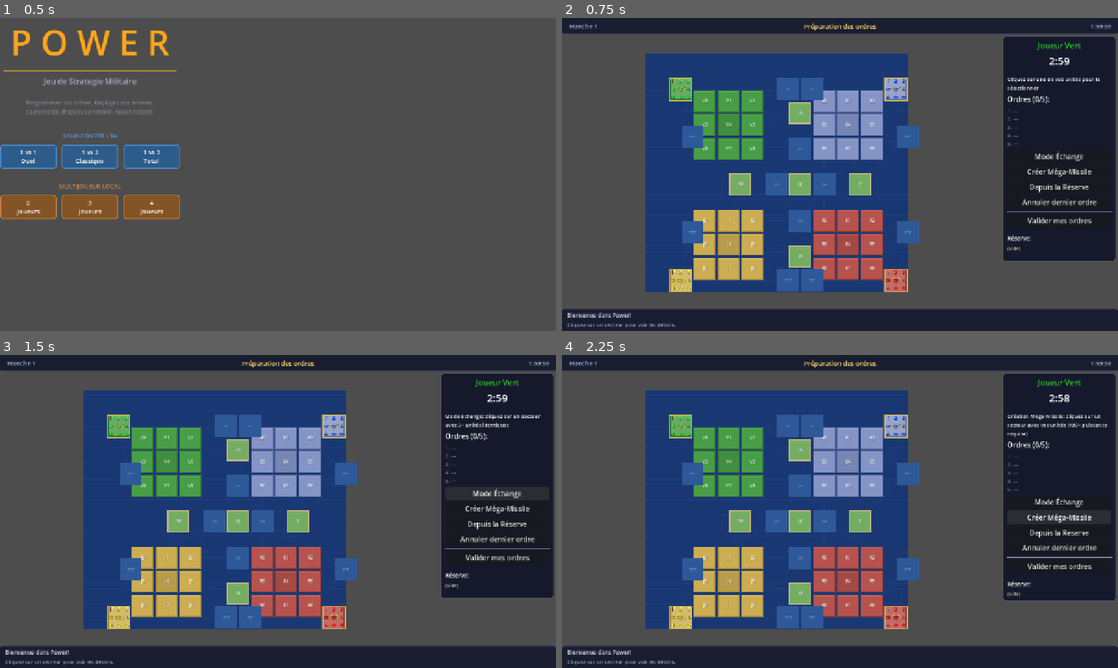
Above: before the commit, frames 1-4 (two rows, left to right).
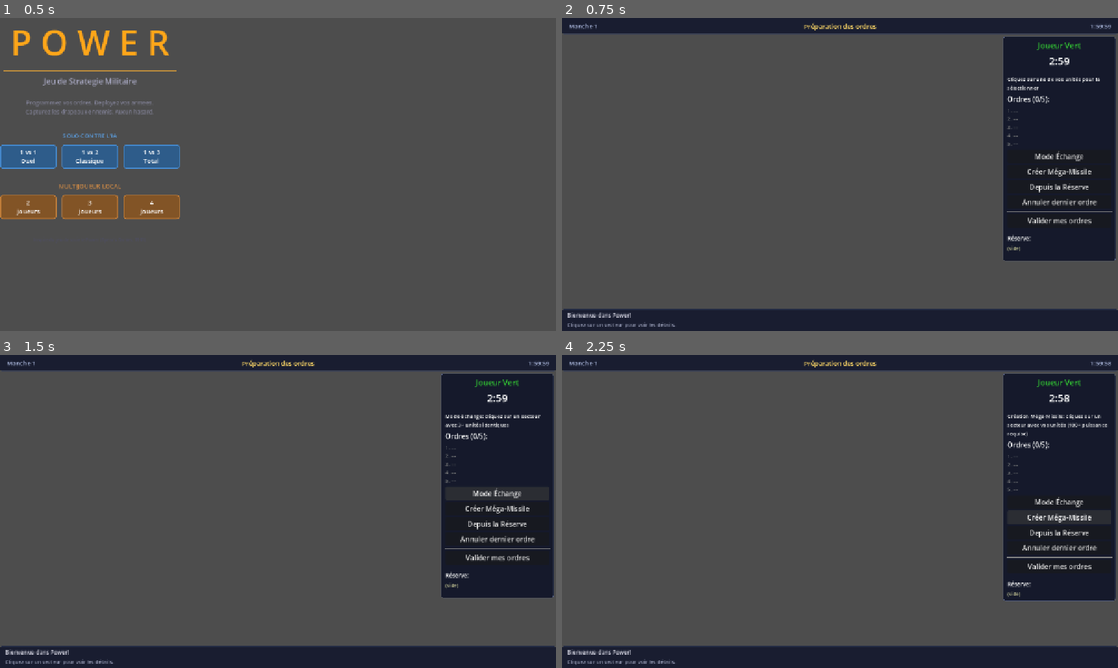
Above: after the commit, the same moments.

Repository: Njko/power_the_game
Game: Godot game, scene res://scenes/main.tscn
The game is run twice, just before and just after one commit, with the same random seed, the same clock (stepped at 60 frames per second) and the same inputs.
Inputs:
- Up to frame 1 (0.5 s): no input
- Up to frame 2 (0.75 s): click "1 vs 1 Duel" at 0.5 s
- Up to frame 3 (1.5 s): click "Mode Échange" at 1.25 s
- Up to frame 4 (2.25 s): click "Créer Méga-Missile" at 2 s

Frame 1 is identical in both runs. In frame 2, 36% of the frame differs, in the area x 15-65%, y 11-88%; in frame 3, 36%; in frame 4, 36%.
Error after the commit: Invalid assignment of property or key 'board_3d' with value of type 'Node3D (Board3D)' on a base object of type 'Node2D (BoardRenderer)'. (res://scripts/board/…

Commit message:
feat: restructure scene tree for 3D board with 2D overlays
Co-Authored-By: Claude Sonnet 4.6 <noreply@anthropic.com>

Diff:
--- a/scenes/main.tscn
+++ b/scenes/main.tscn
@@ -1,11 +1,12 @@
-[gd_scene load_steps=12 format=3]
+[gd_scene load_steps=13 format=3]
 
 [ext_resource type="Script" path="res://scripts/main.gd" id="1"]
-[ext_resource type="Script" path="res://scripts/board/board_renderer.gd" id="2"]
-[ext_resource type="Script" path="res://scripts/units/unit_renderer.gd" id="3"]
-[ext_resource type="Script" path="res://scripts/core/game_manager.gd" id="4"]
-[ext_resource type="Script" path="res://scripts/ui/order_panel.gd" id="5"]
-[ext_resource type="Script" path="res://scripts/ui/animation_manager.gd" id="6"]
+[ext_resource type="Script" path="res://scripts/board/board_3d.gd" id="2"]
+[ext_resource type="Script" path="res://scripts/board/camera_controller.gd" id="3"]
+[ext_resource type="Script" path="res://scripts/units/unit_renderer.gd" id="4"]
+[ext_resource type="Script" path="res://scripts/core/game_manager.gd" id="5"]
+[ext_resource type="Script" path="res://scripts/ui/order_panel.gd" id="6"]
+[ext_resource type="Script" path="res://scripts/ui/animation_manager.gd" id="7"]
 
 [sub_resource type="StyleBoxFlat" id="topbar_style"]
 bg_color = Color(0.08, 0.1, 0.18, 0.92)
@@ -64,20 +65,26 @@
 [node name="Main" type="Node"]
 script = ExtResource("1")
 
-[node name="GameBoard" type="Node2D" parent="."]
-
-[node name="BoardRenderer" type="Node2D" parent="GameBoard"]
+[node name="Board3D" type="Node3D" parent="."]
 script = ExtResource("2")
 
-[node name="UnitRenderer" type="Node2D" parent="GameBoard"]
+[node name="CameraController" type="Node" parent="Board3D"]
 script = ExtResource("3")
 
-[node name="AnimationManager" type="Node2D" parent="GameBoard"]
-z_index = 100
-script = ExtResource("6")
+[node name="UnitOverlay" type="CanvasLayer" parent="."]
+layer = 5
+
+[node name="UnitRenderer" type="Node2D" parent="UnitOverlay"]
+script = ExtResource("4")
+
+[node name="AnimOverlay" type="CanvasLayer" parent="."]
+layer = 10
+
+[node name="AnimationManager" type="Node2D" parent="AnimOverlay"]
+script = ExtResource("7")
 
 [node name="GameManager" type="Node" parent="."]
-script = ExtResource("4")
+script = ExtResource("5")
 
 [node name="GameUI" type="CanvasLayer" parent="."]
 
--- a/scripts/main.gd
+++ b/scripts/main.gd
@@ -3,11 +3,14 @@
 ## Scène racine du jeu Power.
 ## Orchestre les composants: plateau, unités, game manager, UI, ordres.
 
-@onready var board_renderer: BoardRenderer = $GameBoard/BoardRenderer
-@onready var unit_renderer: UnitRenderer = $GameBoard/UnitRenderer
+@onready var board_3d: Board3D = $Board3D
+@onready var unit_renderer: UnitRenderer = $UnitOverlay/UnitRenderer
 @onready var game_manager: Node = $GameManager
 @onready var order_panel: OrderPanel = $GameUI/OrderPanel
-@onready var anim_manager: AnimationManager = $GameBoard/AnimationManager
+@onready var anim_manager: AnimationManager = $AnimOverlay/AnimationManager
+@onready var camera_controller: CameraController = $Board3D/CameraController
+
+var board_renderer: BoardRenderer
 
 # UI
 @onready var phase_label: Label = $GameUI/TopBar/HBox/PhaseLabel
@@ -23,8 +26,16 @@
 
 func _ready() -> void:
 	# Cacher les éléments de jeu pendant l'écran titre
-	$GameBoard.visible = false
+	$Board3D.visible = false
+	$UnitOverlay.visible = false
+	$AnimOverlay.visible = false
 	$GameUI.visible = false
+
+	# Récupérer le board_renderer créé dynamiquement par Board3D
+	board_renderer = board_3d.board_renderer
+
+	# Connecter la caméra
+	camera_controller.camera = board_3d.camera
 
 	# Afficher l'écran titre
 	var title := preload("res://scripts/ui/title_screen.gd").new()
@@ -33,12 +44,14 @@
 
 func _on_game_start_requested(num_players: int, human_color: GameEnums.PlayerColor, is_solo: bool) -> void:
 	# Montrer les éléments de jeu
-	$GameBoard.visible = true
+	$Board3D.visible = true
+	$UnitOverlay.visible = true
+	$AnimOverlay.visible = true
 	$GameUI.visible = true
 
 	# Connecter les signaux du plateau
-	board_renderer.sector_clicked.connect(_on_sector_clicked)
-	board_renderer.sector_hovered.connect(_on_sector_hovered)
+	board_3d.sector_clicked.connect(_on_sector_clicked)
+	board_3d.sector_hovered.connect(_on_sector_hovered)
 
 	# Connecter les signaux du game manager
 	game_manager.phase_changed.connect(_on_phase_changed)
@@ -63,6 +76,8 @@
 	if anim_manager:
 		anim_manager.board_renderer = board_renderer
 
+	board_3d.board_data = game_manager.game_state.board
+
 	# Démarrer la partie
 	if is_solo:
 		game_manager.start_game(num_players, human_color)
@@ -75,6 +90,7 @@
 	# Connecter l'état du jeu au panneau d'ordres
 	order_panel.game_state = game_manager.game_state
 	order_panel.board_renderer = board_renderer
+	unit_renderer.board_3d = board_3d
 
 func _on_sector_clicked(sector_id: String) -> void:
 	var sector: Sector = game_manager.game_state.board.get_sector(sector_id)
Not shown: 1 places in scenes/main.tscn that only renumber resources
